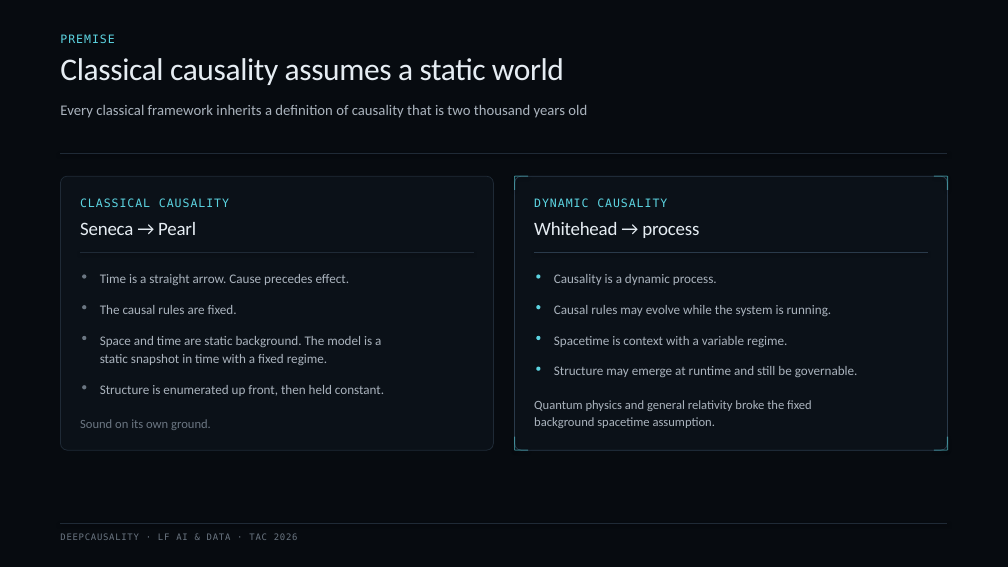
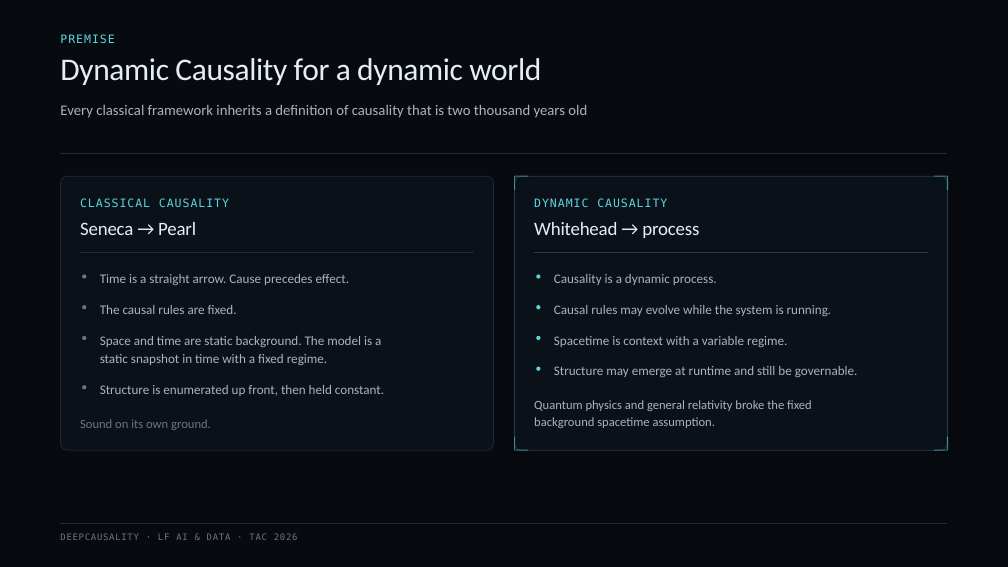
Before and after one commit to deepcausality-rs/deep_causality, a slide deck: slide 4 of docs/LF/slides/LF_2026/DeepCausality_TAC_2026.pptx. Drawn at 1008x567 pixels with LibreOffice and Linux fonts; fonts in the diff are those of the drawing. Boxes give left, top, right and bottom in pixels: in the first picture for what was removed or moved away, otherwise in the second. Text is boxed around its words. In the diff, an @@ line names an element or a change of style, - is before the commit and + after.

```diff
--- a/docs/LF/slides/LF_2026/DeepCausality_TAC_2026.pptx
+++ b/docs/LF/slides/LF_2026/DeepCausality_TAC_2026.pptx
@@ text at (60,58,541,85): text changed @@
-Classical causality assumes a static world
+Dynamic Causality for a dynamic world
```
Also in this commit, not shown: 14 other slides changed, 1 slide added.
